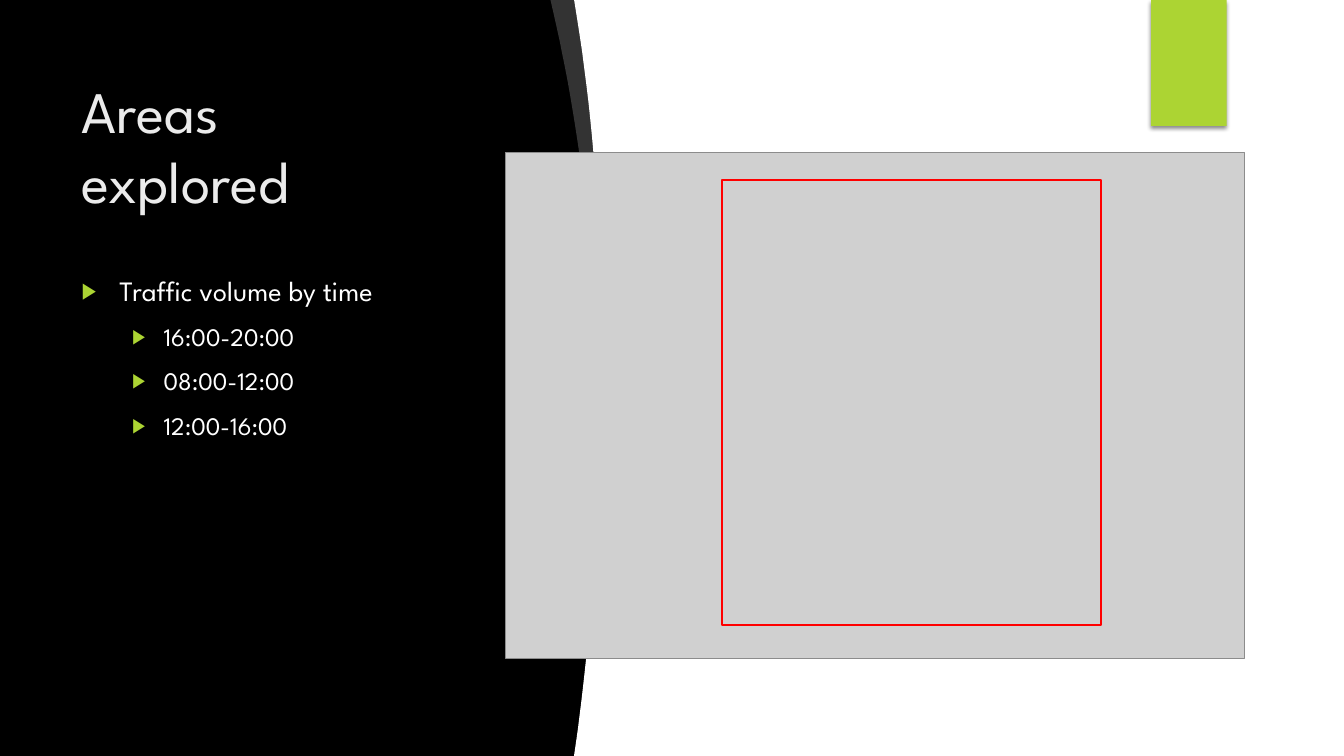
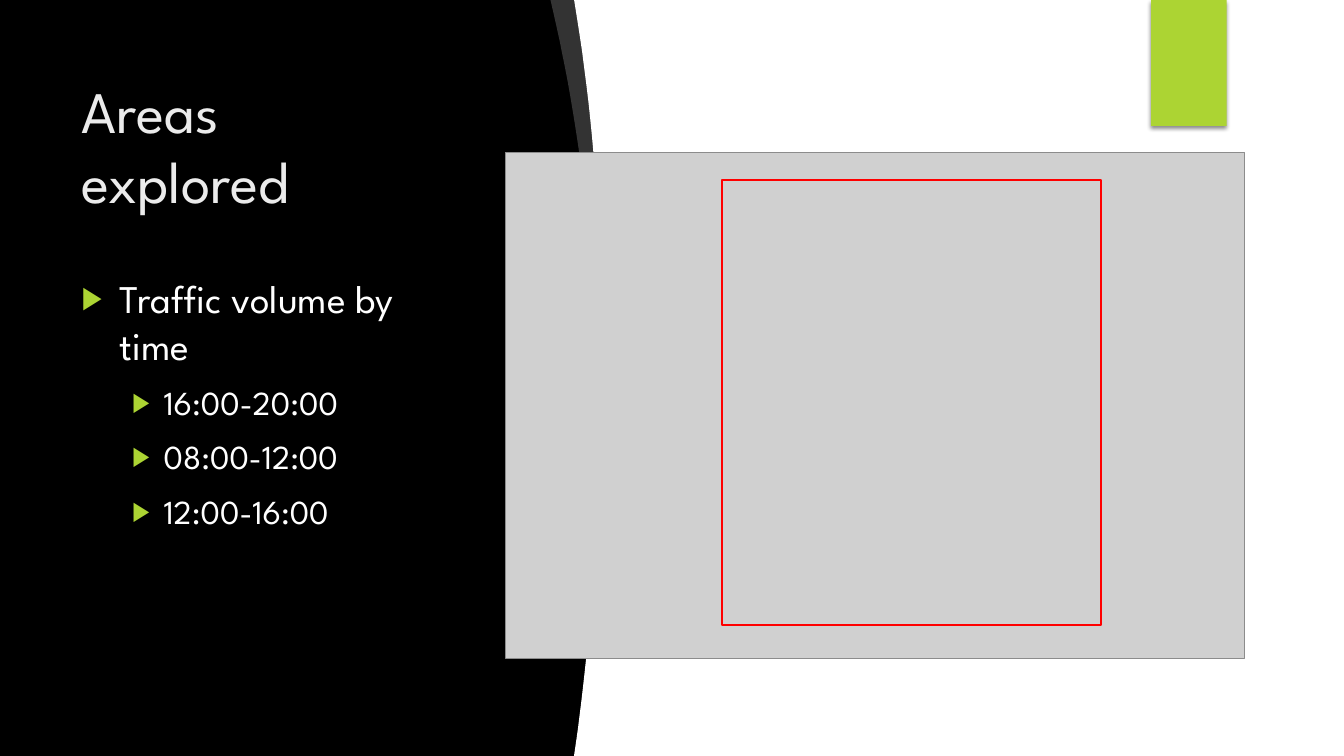
Before and after one commit to JNYH/projectbenson, a slide deck: slide 7 of OptimizeStreetTeamDeployment.pptx. Drawn at 1344x756 pixels with LibreOffice and Linux fonts; fonts in the diff are those of the drawing; grey boxes stand for pictures; background and template pictures are left out. Boxes give left, top, right and bottom in pixels: in the first picture for what was removed or moved away, otherwise in the second. Text is boxed around its words. In the diff, an @@ line names an element or a change of style, - is before the commit and + after.

```diff
--- a/OptimizeStreetTeamDeployment.pptx
+++ b/OptimizeStreetTeamDeployment.pptx
@@ text "Traffic volume by time" at (x1=119, y1=285, x2=394, y2=525): size 20 to 28 pt in "Traffic volume by time"; size 18 to 24 pt in "16:00-20:00", "08:00-12:00", "12:00-16:00" @@
```
Also in this commit, not shown: 8 other slides changed.
